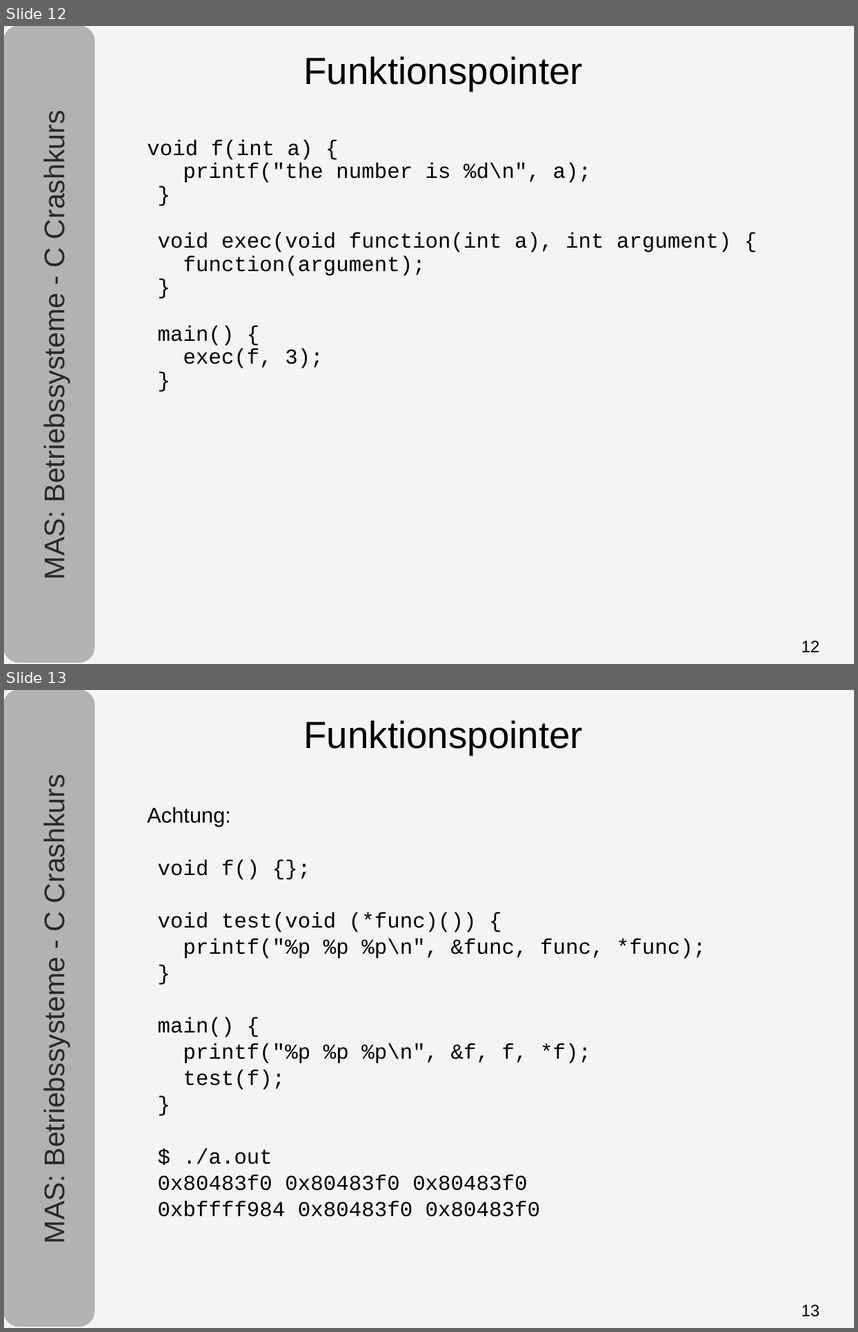
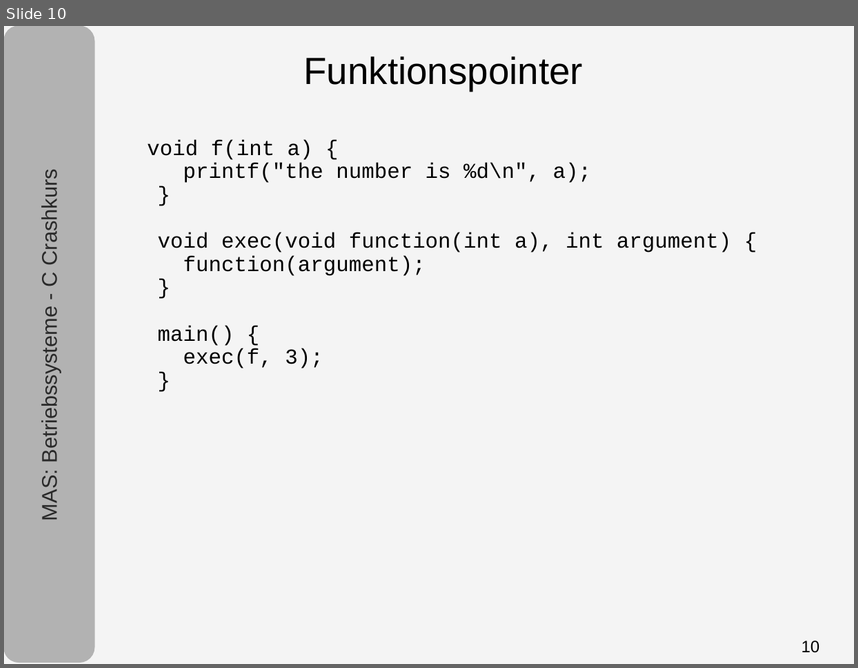
Before and after one commit to tpo/betriebssysteme, a slide deck: 05-1_C.odp. Shown one above the other, each under a label of ours: slides 12 and 13 before the commit, slide 10 after it. The pictures are 858x1332 and 858x668 pixels, drawn with LibreOffice and Linux fonts; fonts in the diff are those of the drawing. Boxes give left, top, right and bottom in pixels: in the first picture for what was removed or moved away, otherwise in the second. Text is boxed around its words. In the diff, an @@ line names an element or a change of style, - is before the commit and + after.

```diff
--- a/05-1_C.odp
+++ b/05-1_C.odp
@@ slide 13 removed at [4, 690, 854, 1328], background #F4F4F4; not listed: 1 template element that a slide beside it also shows @@
@@ rounded rectangle removed at [4, 690, 94, 1326] @@
@@ text removed at [303, 720, 583, 755] @@
-Funktionspointer
@@ text removed at [38, 787, 70, 1241] @@
-MAS: Betriebssysteme - C Crashkurs
@@ text removed at [147, 807, 706, 1216] @@
-Achtung:
-void f() {};
-void test(void (*func)()) {
-printf("%p %p %p\n", &func, func, *func);
-}
-main() {
-printf("%p %p %p\n", &f, f, *f);
-test(f);
-}
-$ ./a.out
-0x80483f0 0x80483f0 0x80483f0
-0xbffff984 0x80483f0 0x80483f0
@@ page number removed at [802, 1304, 820, 1317] @@
-13
@@ what was slide 12 is now slide 10 @@
@@ slide 10 changed as well @@
@@ text "MAS: Betriebssysteme - C Crashkurs" at [38, 179, 61, 519]: size 24 to 18 pt @@
@@ page number at [802, 640, 820, 653]: text changed @@
-12
+10
```
Also in this commit, not shown: 15 other slides changed, 1 slide added, 2 other slides removed.
